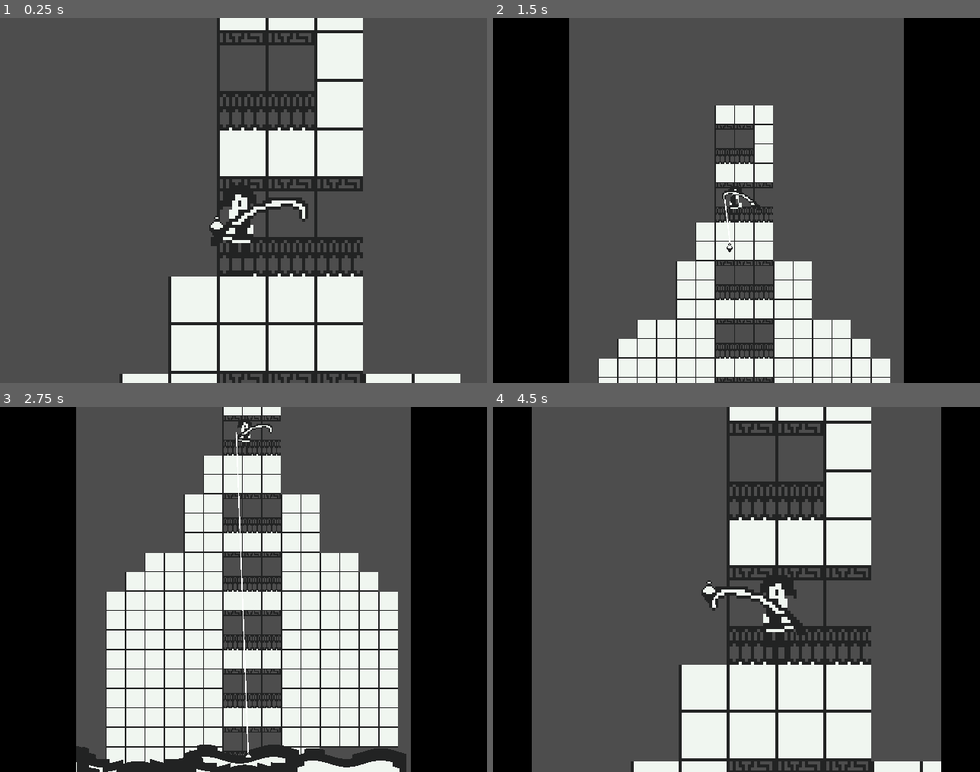
Above: before the commit, frames 1-4 (two rows, left to right).
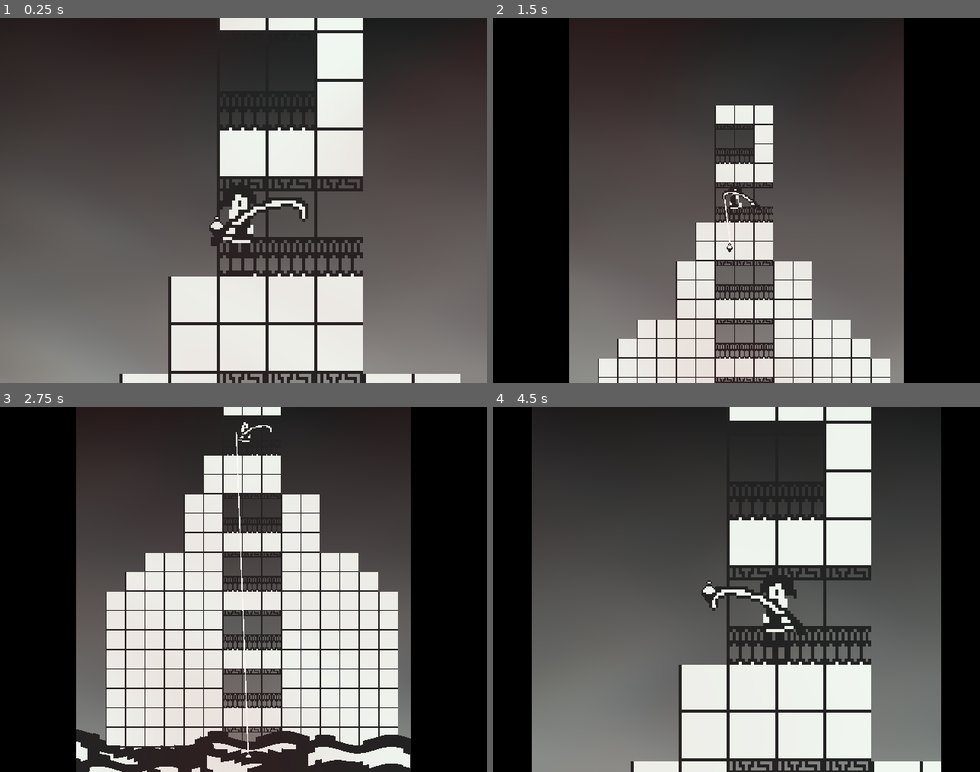
Above: after the commit, the same moments.

Repository: Minenik2/kowloongenericfishing
Game: Godot game, scene res://main.tscn
The game is run twice, just before and just after one commit, with the same random seed, the same clock (stepped at 60 frames per second) and the same inputs. Sound files missing from this copy of the repository are replaced by a short silence.
Inputs (mouse positions are in pixels of both pictures, inside the frame that each line leads up to):
- Up to frame 1 (0.25 s): no input
- Up to frame 2 (1.5 s): tap Enter at 0.5 s; move the mouse to (843, 182) at 0.52 s; press the mouse at (843, 182) at 0.53 s; hold D (right) 0.53-1.28 s; move the mouse to (639, 218) at 1.27 s; release the mouse at (639, 218) at 1.28 s; hold A (left) from 1.28 s (still down); click (639, 218) at 1.35 s
- Up to frame 3 (2.75 s): move the mouse to (292, 509) at 2.02 s; release A (left) at 2.03 s; press the mouse at (292, 509) at 2.03 s; hold D (right) from 2.03 s (still down)
- Up to frame 4 (4.5 s): move the mouse to (712, 662) at 2.77 s; release the mouse at (712, 662) at 2.78 s; click (712, 662) at 2.85 s; move the mouse to (882, 644) at 3.52 s; release D (right) at 3.53 s; press the mouse at (882, 644) at 3.53 s; hold A (left) from 3.53 s (still down); move the mouse to (590, 534) at 4.27 s; release the mouse at (590, 534) at 4.28 s; click (590, 534) at 4.35 s

The runs differ from the first frame. In frame 1, 40% of the frame differs, in the area x 0-100%, y 0-100%; in frame 2, 28%; in frame 3, 22%; in frame 4, 32%.

Commit message:
made fog red

Diff:
--- /dev/null
+++ b/background.gdshader
@@ -0,0 +1,61 @@
+shader_type canvas_item;
+
+uniform vec4 top_color : source_color = vec4(0.941, 0.965, 0.941, 1.0);
+uniform vec4 bottom_color : source_color = vec4(0.133, 0.137, 0.137, 1.0);
+
+uniform float noise_scale = 10.0;
+uniform float noise_speed = 1.5;
+uniform float noise_intensity = 0.15;
+uniform float wobble_amplitude = 0.03;
+uniform float wobble_speed = 3.0;
+uniform float rgb_split_amount = 0.01;
+
+float rand(vec2 co){
+    return fract(sin(dot(co.xy ,vec2(12.9898,78.233))) * 43758.5453);
+}
+
+float noise(vec2 pos) {
+    vec2 i = floor(pos);
+    vec2 f = fract(pos);
+
+    float a = rand(i);
+    float b = rand(i + vec2(1.0, 0.0));
+    float c = rand(i + vec2(0.0, 1.0));
+    float d = rand(i + vec2(1.0, 1.0));
+
+    vec2 u = f * f * (3.0 - 2.0 * f);
+
+    return mix(a, b, u.x) +
+           (c - a)* u.y * (1.0 - u.x) +
+           (d - b) * u.x * u.y;
+}
+
+vec4 sample_color(vec2 uv) {
+    // Vertical gradient base
+    float t = uv.y;
+    vec4 base = mix(bottom_color, top_color, t);
+
+    // Add subtle noise brightness variation
+    float n = noise(uv * noise_scale + vec2(TIME * noise_speed, 0.0));
+    float brightness = 1.0 + (n - 0.5) * noise_intensity;
+
+    return base * brightness;
+}
+
+void fragment() {
+    vec2 uv = UV;
+
+    // Horizontal wobble distortion
+    uv.x += sin(uv.y * 30.0 + TIME * wobble_speed) * wobble_amplitude;
+
+    // RGB split effect — sample slightly shifted uv for each channel
+    float r = sample_color(uv + vec2(rgb_split_amount, 0.0)).r;
+    float g = sample_color(uv).g;
+    float b = sample_color(uv - vec2(rgb_split_amount, 0.0)).b;
+
+    COLOR = vec4(r, g, b, 1.0);
+
+	// Gamma correction (darken)
+    float gamma = 0.9;
+    COLOR.rgb = pow(COLOR.rgb, vec3(1.0 / gamma));
+}
--- /dev/null
+++ b/fog.gdshader
@@ -0,0 +1,27 @@
+shader_type canvas_item;
+
+uniform float time_scale = 0.1;
+uniform float noise_scale = 2.0;
+uniform float speed = 0.02;
+uniform float intensity = 0.4;
+uniform vec4 fog_color : source_color = vec4(0.941, 0.965, 0.941, 0.5);
+
+void fragment() {
+	vec2 uv = UV * noise_scale;
+
+	// Animate the fog to drift to the right and slightly up
+	uv.x += TIME * speed;
+	uv.y += sin(TIME * time_scale) * 0.05;
+
+	// Fake cloud clumps using fractal noise (layered sin functions)
+	float n = sin(uv.x * 3.0 + sin(uv.y * 2.0 + TIME * 0.3) * 1.5);
+	n += sin((uv.y + n) * 2.0 + TIME * 0.5);
+	n = (n + 2.0) / 4.0; // Normalize to 0.0 - 1.0
+
+	// Pulsing opacity
+	float pulse = 0.5 + 0.5 * sin(TIME * 0.7 + uv.x * 0.5);
+	float alpha = clamp(n * intensity * pulse, 0.0, 1.0);
+
+	COLOR = fog_color;
+	COLOR.a *= alpha;
+}
--- a/main.tscn
+++ b/main.tscn
@@ -16,6 +16,20 @@
 [ext_resource type="AudioStream" uid="uid://j8l4ufku8ubx" path="res://audio/hook_reel.wav" id="11_vivmo"]
 [ext_resource type="AudioStream" uid="uid://bxdbmmq3j6c55" path="res://audio/hook_catch.wav" id="12_2cqfq"]
 [ext_resource type="Script" uid="uid://c7qmicvi5dl01" path="res://music.gd" id="12_dg77c"]
+[ext_resource type="Shader" uid="uid://di6wpe5cjlu6x" path="res://fog.gdshader" id="15_074og"]
+[ext_resource type="Shader" uid="uid://5cgisi5vydlf" path="res://background.gdshader" id="15_cegan"]
+[ext_resource type="Texture2D" uid="uid://cip4jb5o3tlv7" path="res://art/fog.png" id="15_yaehf"]
+
+[sub_resource type="ShaderMaterial" id="ShaderMaterial_82xsv"]
+shader = ExtResource("15_cegan")
+shader_parameter/top_color = Color(0.941, 0.965, 0.941, 1)
+shader_parameter/bottom_color = Color(0.133, 0.137, 0.137, 1)
+shader_parameter/noise_scale = 10.0
+shader_parameter/noise_speed = 1.5
+shader_parameter/noise_intensity = 0.15
+shader_parameter/wobble_amplitude = 0.03
+shader_parameter/wobble_speed = 3.0
+shader_parameter/rgb_split_amount = 0.01
 
 [sub_resource type="TileSetAtlasSource" id="TileSetAtlasSource_0xm2m"]
 texture = ExtResource("1_ig7tw")
@@ -35,57 +49,84 @@
 [sub_resource type="RectangleShape2D" id="RectangleShape2D_1bvp3"]
 size = Vector2(5.94556, 27)
 
+[sub_resource type="ShaderMaterial" id="ShaderMaterial_cegan"]
+shader = ExtResource("15_074og")
+shader_parameter/time_scale = 0.1
+shader_parameter/noise_scale = 2.0
+shader_parameter/speed = 0.02
+shader_parameter/intensity = 0.4
+shader_parameter/fog_color = Color(0.631373, 0.00784314, 0.0470588, 0.27451)
+
 [node name="Node2D" type="Node2D"]
 scale = Vector2(4, 4)
 
+[node name="CanvasLayer" type="CanvasLayer" parent="."]
+layer = -5
+
+[node name="background" type="TextureRect" parent="CanvasLayer"]
+z_index = -13
+z_as_relative = false
+material = SubResource("ShaderMaterial_82xsv")
+anchors_preset = 15
+anchor_right = 1.0
+anchor_bottom = 1.0
+offset_right = 626.0
+offset_bottom = 416.0
+grow_horizontal = 2
+grow_vertical = 2
+texture = ExtResource("15_yaehf")
+
 [node name="TileMapLayer" type="TileMapLayer" parent="."]
 z_index = -1
 tile_map_data = PackedByteArray("AAAIAAQAAAAAAAAAAAAJAAQAAAAAAAAAAAAIAAUAAAAAAAEAAAAIAAYAAAAAAAIAAAAJAAYAAAAAAAIAAAAJAA …(3264 unchanged characters)…
 tile_set = SubResource("TileSet_h2yge")
 
-[node name="wave" type="Sprite2D" parent="."]
+[node name="Node2D" type="Node2D" parent="."]
+position = Vector2(9.25, -10.75)
+
+[node name="wave" type="Sprite2D" parent="Node2D"]
 z_index = -1
 material = SubResource("ShaderMaterial_1bvp3")
 position = Vector2(85.625, 350)
 scale = Vector2(5.55469, 3.40625)
 texture = ExtResource("2_0xm2m")
 
-[node name="wave3" type="Sprite2D" parent="."]
+[node name="wave3" type="Sprite2D" parent="Node2D"]
 z_index = -1
 material = SubResource("ShaderMaterial_1bvp3")
 position = Vector2(-90.75, 347.75)
 scale = Vector2(5.55469, 3.40625)
 texture = ExtResource("2_0xm2m")
 
-[node name="wave4" type="Sprite2D" parent="."]
+[node name="wave4" type="Sprite2D" parent="Node2D"]
 z_index = -1
 material = SubResource("ShaderMaterial_1bvp3")
 position = Vector2(-11, 369)
 scale = Vector2(5.55469, 3.40625)
 texture = ExtResource("2_0xm2m")
 
-[node name="wave2" type="Sprite2D" parent="."]
+[node name="wave2" type="Sprite2D" parent="Node2D"]
 z_index = -1
 material = SubResource("ShaderMaterial_1bvp3")
 position = Vector2(174.25, 353)
 scale = Vector2(5.55469, 3.40625)
 texture = ExtResource("2_0xm2m")
 
-[node name="wave5" type="Sprite2D" parent="."]
+[node name="wave5" type="Sprite2D" parent="Node2D"]
 z_index = -1
 material = SubResource("ShaderMaterial_1bvp3")
 position = Vector2(129.75, 373.5)
 scale = Vector2(5.55469, 3.40625)
 texture = ExtResource("2_0xm2m")
 
-[node name="wave6" type="Sprite2D" parent="."]
+[node name="wave6" type="Sprite2D" parent="Node2D"]
 z_index = -1
 material = SubResource("ShaderMaterial_1bvp3")
 position = Vector2(178.5, 378.75)
 scale = Vector2(5.55469, 3.40625)
 texture = ExtResource("2_0xm2m")
 
-[node name="wave7" type="Sprite2D" parent="."]
+[node name="wave7" type="Sprite2D" parent="Node2D"]
 z_index = -1
 material = SubResource("ShaderMaterial_1bvp3")
 position = Vector2(42, 392.5)
@@ -150,6 +191,17 @@
 [node name="LetterboxLayer" type="CanvasLayer" parent="."]
 script = ExtResource("10_4c57u")
 
+[node name="fog" type="TextureRect" parent="LetterboxLayer"]
+texture_filter = 1
+texture_repeat = 3
+material = SubResource("ShaderMaterial_cegan")
+anchors_preset = 15
+anchor_right = 1.0
+anchor_bottom = 1.0
+grow_horizontal = 2
+grow_vertical = 2
+texture = ExtResource("15_yaehf")
+
 [node name="leftRect" type="ColorRect" parent="LetterboxLayer"]
 anchors_preset = 9
 anchor_bottom = 1.0
Binary file added: art/fog.png
Not shown, added: art/fog.png.import
Not shown, added: background.gdshader.uid
Not shown, added: fog.gdshader.uid
Not shown: 1 places in main.tscn that only renumber resources
